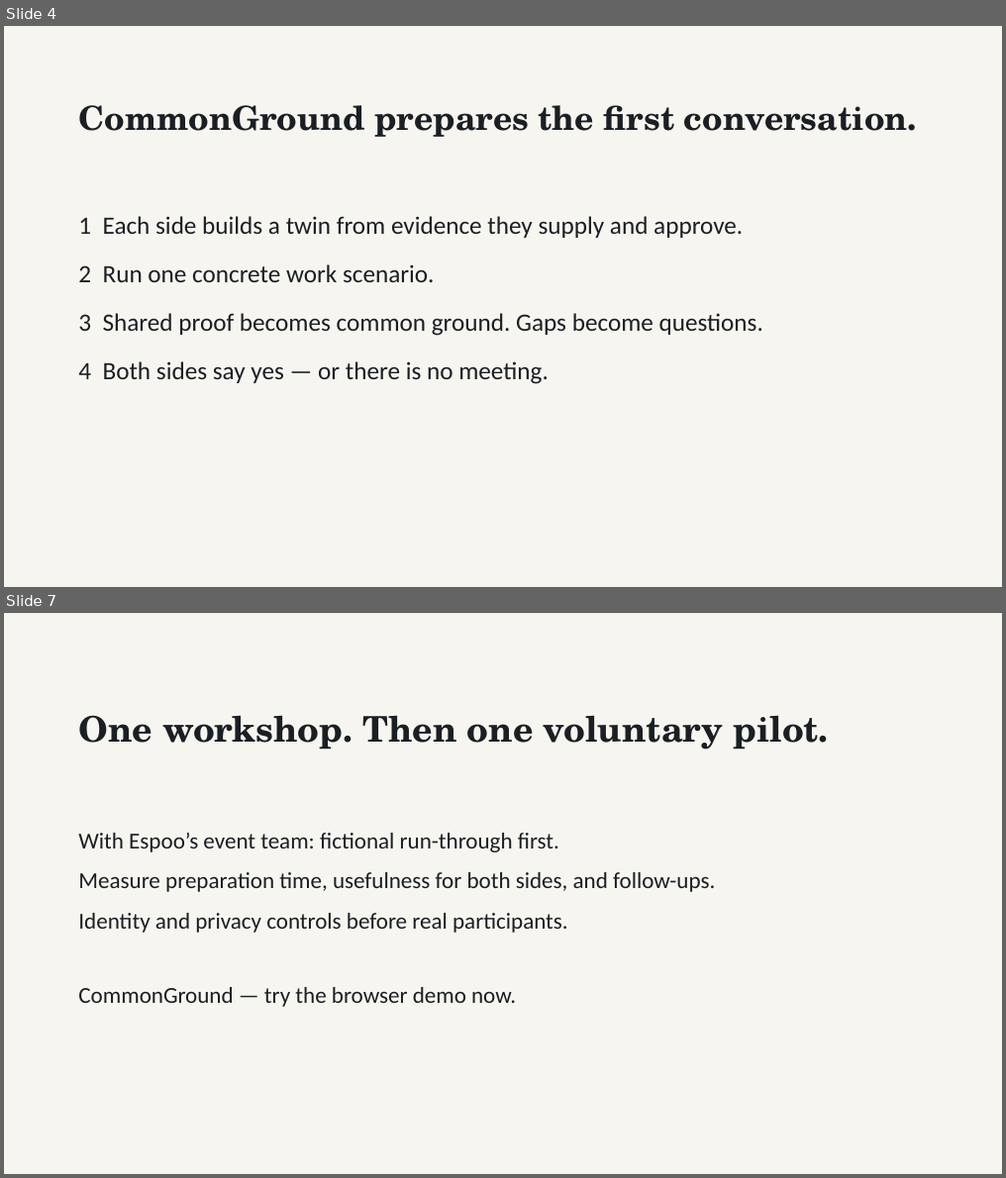
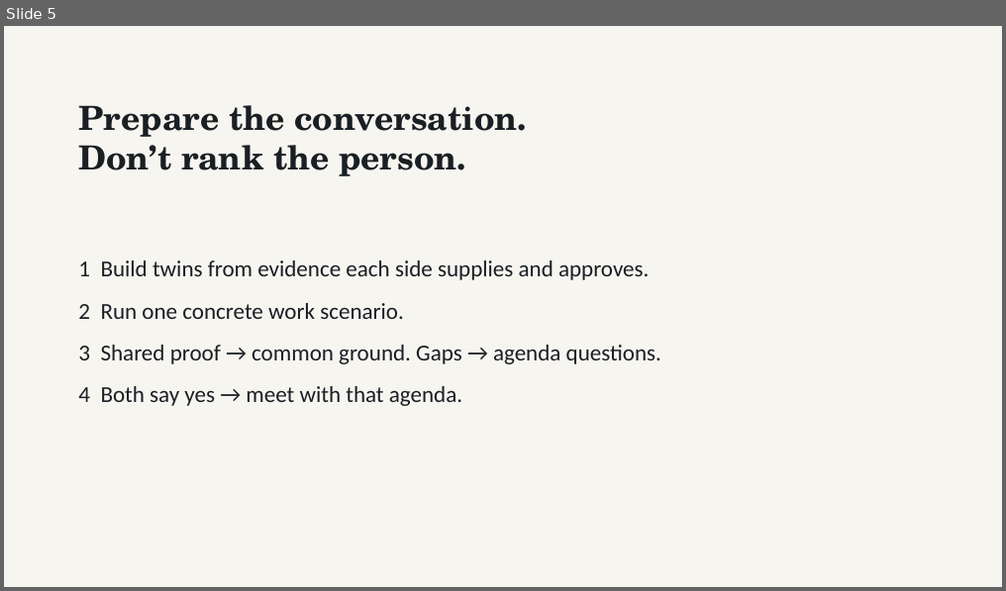
Before and after one commit to Abdullah12has/commonground-espoo, a slide deck: submission/CommonGround_Espoo_Pitch.pptx. Shown one above the other, each under a label of ours: slides 4 and 7 before the commit, slide 5 after it; the slides between them are not shown. The pictures are 1006x1178 and 1006x591 pixels, drawn with LibreOffice and Linux fonts; fonts in the diff are those of the drawing. Boxes give left, top, right and bottom in pixels: in the first picture for what was removed or moved away, otherwise in the second. Text is boxed around its words. In the diff, an @@ line names an element or a change of style, - is before the commit and + after.

Commit message:
Add positive-sum value prop to CommonGround pitch

```diff
--- a/submission/CommonGround_Espoo_Pitch.pptx
+++ b/submission/CommonGround_Espoo_Pitch.pptx
@@ slide 7 removed at bbox=[4, 613, 1002, 1174], background #FFFFFF @@
@@ rectangle removed at bbox=[4, 613, 1002, 1174] @@
@@ text removed at bbox=[78, 715, 829, 750] @@
-One workshop. Then one voluntary pilot.
@@ text removed at bbox=[78, 833, 715, 1007] @@
-With Espoo’s event team: fictional run-through first.
-Measure preparation time, usefulness for both sides, and follow-ups.
-Identity and privacy controls before real participants.
-CommonGround — try the browser demo now.
@@ what was slide 4 is now slide 5 @@
@@ slide 5 changed as well @@
@@ text at bbox=[78, 105, 527, 176]: text changed @@
-CommonGround prepares the first conversation.
+Prepare the conversation.
+Don’t rank the person.
@@ text "1 Build twins from evidence ...": place and size @@
-text "1 Build twins from evidence ..." at bbox=[78, 216, 763, 384]
+text "1 Build twins from evidence ..." at bbox=[78, 261, 661, 406]
@@ text at bbox=[78, 261, 648, 280]: text changed; size 24 to 22 pt @@
-1 Each side builds a twin from evidence they supply and approve.
+1 Build twins from evidence each side supplies and approves.
@@ text at bbox=[78, 303, 404, 319]: size 24 to 22 pt in "2 Run one concrete work scenario."; less space between paragraphs @@
@@ text at bbox=[78, 345, 661, 406]: text changed; size 24 to 22 pt @@
-3 Shared proof becomes common ground. Gaps become questions.
-4 Both sides say yes — or there is no meeting.
+3 Shared proof → common ground. Gaps → agenda questions.
+4 Both say yes → meet with that agenda.
```
Also in this commit, not shown: 2 other slides changed, 6 slides added, 5 other slides removed, 5 other files.
